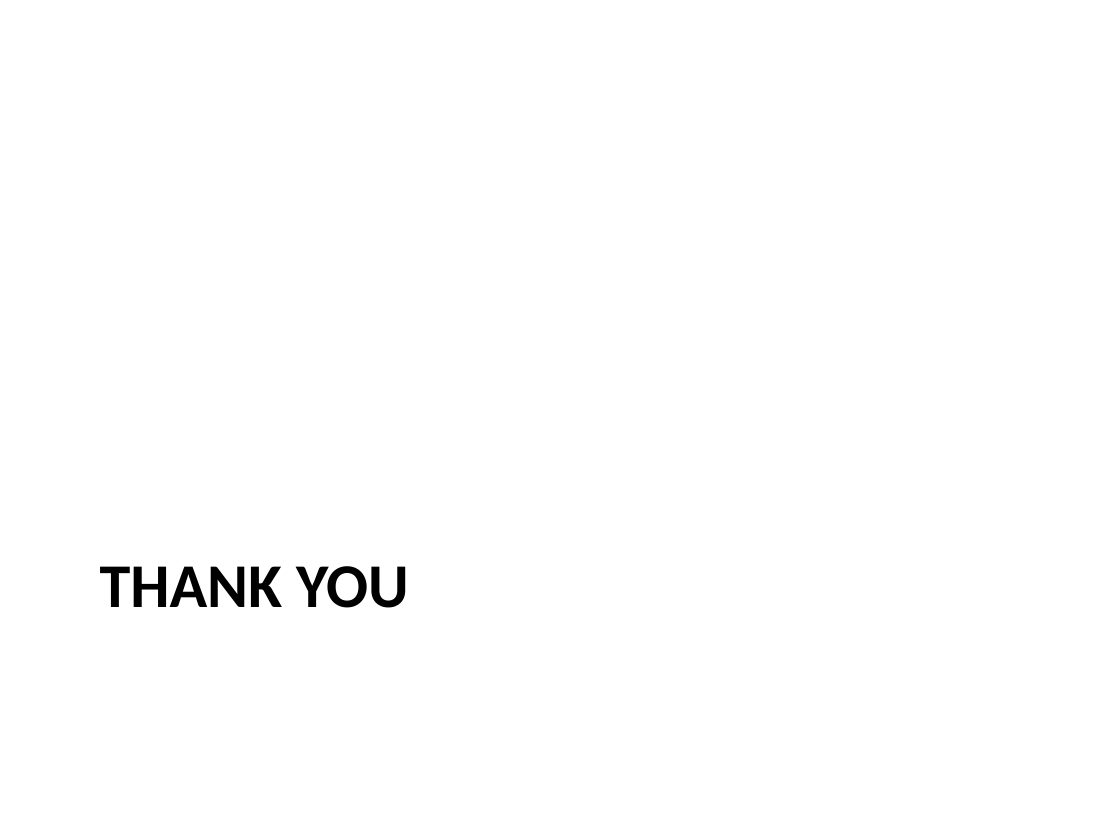
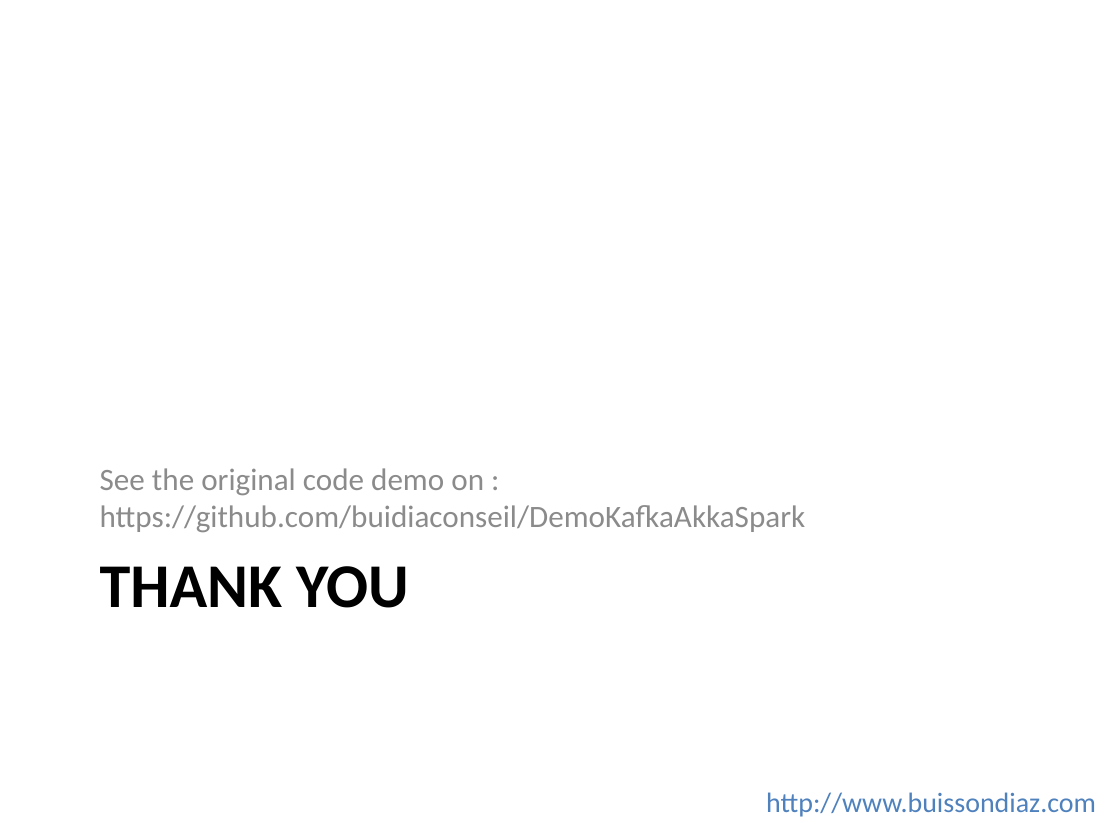
Before and after one commit to buidiaconseil/DemoKafkaAkkaSpark, a slide deck: slide 26 of KafkaAkkaDemo.pptx. Drawn at 1120x840 pixels with LibreOffice and Linux fonts; fonts in the diff are those of the drawing. Boxes give left, top, right and bottom in pixels: in the first picture for what was removed or moved away, otherwise in the second. Text is boxed around its words. In the diff, an @@ line names an element or a change of style, - is before the commit and + after.

```diff
--- a/KafkaAkkaDemo.pptx
+++ b/KafkaAkkaDemo.pptx
@@ text added at box(100, 468, 806, 532), 20 pt, text #8C8C8C @@
+See the original code demo on : https://github.com/buidiaconseil/DemoKafkaAkkaSpark
@@ text added at box(766, 792, 1096, 817), 18 pt, text #4F81BD @@
+http://www.buissondiaz.com
```
Also in this commit, not shown: 25 other slides changed, 2 other files.
